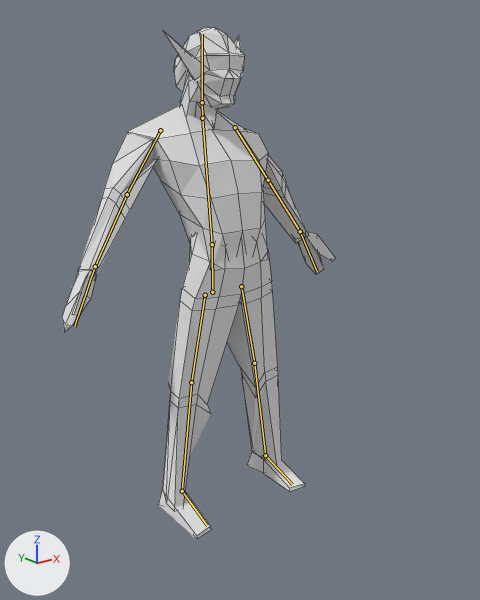
The Blender file ps1character.blend, before and after one commit.
Both versions are drawn from a camera (50 mm lens) standing at (-20.8, -28.6, -1.0) and looking at (0.6, -2.0, -11.7). Lighting does not change. The marker at lower left points along +X, +Y and +Z. The bones that bend it are drawn over the model as lines. Mesh edges are drawn as thin lines.
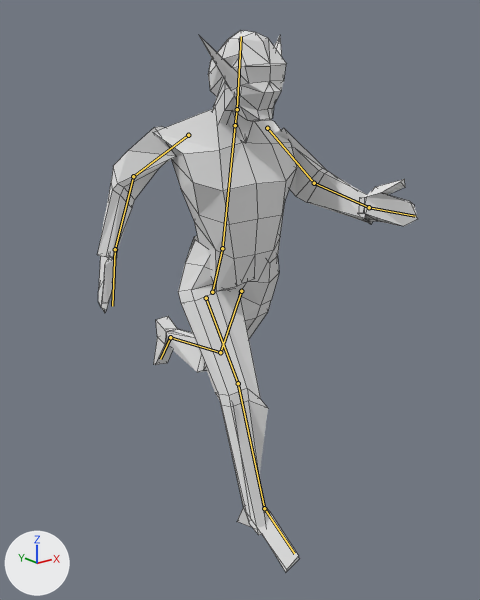
The newer file adds an action. The first version stands in its rest pose; the second is drawn at frame 0 of the action 'RUN'.

Changed parts and their boxes (x1, y1, x2, y2) in the pictures (480 x 600 px):
'Cube.002', posed (17% wider): before (62, 27, 336, 539); after (97, 30, 418, 572)
bone 'Bone', root to tip: before (212, 292) to (212, 244); after (212, 292) to (222, 248)
bone 'Bone.001', root to tip: before (212, 244) to (202, 118); after (222, 248) to (235, 125)
bone 'Bone.003', root to tip: before (202, 102) to (202, 34); after (237, 109) to (241, 36)
bone 'bicept.R', root to tip: before (235, 127) to (268, 180); after (267, 128) to (314, 183)
bone 'forearm.R', root to tip: before (268, 180) to (300, 231); after (314, 183) to (369, 207)
bone 'hand.R', root to tip: before (300, 231) to (317, 271); after (369, 207) to (415, 216)
bone 'bicept.L', root to tip: before (160, 130) to (127, 194); after (188, 135) to (133, 176)
bone 'forearm.L', root to tip: before (127, 194) to (95, 266); after (133, 176) to (115, 249)
bone 'hand.L', root to tip: before (95, 266) to (74, 326); after (115, 249) to (112, 306)
bone 'thigh.R', root to tip: before (241, 286) to (254, 363); after (241, 291) to (220, 352)
bone 'calf.R', root to tip: before (254, 363) to (265, 455); after (220, 352) to (170, 337)
bone 'foot.R', root to tip: before (265, 455) to (292, 484); after (170, 337) to (160, 359)
bone 'thigh.L', root to tip: before (205, 295) to (191, 382); after (206, 298) to (238, 383)
bone 'calf.L', root to tip: before (191, 382) to (182, 491); after (238, 383) to (264, 508)
bone 'foot.L', root to tip: before (182, 491) to (207, 525); after (264, 508) to (294, 553)

The change, as a list of edits to the scene's bpy script:
```text
Change bone_bone:
    where bone_bone = bpy.data.objects['Armature'].pose.bones['Bone']
    bone_bone.rotation_quaternion: (1.0, 0.0, 0.0, 0.0) -> (0.99, 0.142, 0.01, -0.023)  # degrees (0, 0, 0) -> degrees (16, 2, -2)
Change bone_bone_001:
    where bone_bone_001 = bpy.data.objects['Armature'].pose.bones['Bone.001']  # child of 'Bone'
    bone_bone_001.rotation_quaternion: (1.0, 0.0, 0.0, 0.0) -> (0.998, 0.027, -0.026, 0.048)  # degrees (0, 0, 0) -> degrees (3, -3, 5)
Change bone_bone_003:
    where bone_bone_003 = bpy.data.objects['Armature'].pose.bones['Bone.003']  # child of 'Bone.002'
    bone_bone_003.rotation_quaternion: (1.0, 0.0, 0.0, 0.0) -> (0.994, -0.107, 0.005, 0.003)  # degrees (0, 0, 0) -> degrees (-12, 1, 0)
Change bone_bicept_r:
    where bone_bicept_r = bpy.data.objects['Armature'].pose.bones['bicept.R']  # child of 'Bone.001'
    bone_bicept_r.rotation_quaternion: (1.0, 0.0, 0.0, 0.0) -> (0.933, 0.312, -0.178, -0.03)  # degrees (0, 0, 0) -> degrees (39, -18, -10)
Change bone_forearm_r:
    where bone_forearm_r = bpy.data.objects['Armature'].pose.bones['forearm.R']  # child of 'bicept.R'
    bone_forearm_r.rotation_quaternion: (1.0, 0.0, 0.0, 0.0) -> (0.898, 0.423, -0.031, -0.116)  # degrees (0, 0, 0) -> degrees (50, 2, -14)
Change bone_hand_r:
    where bone_hand_r = bpy.data.objects['Armature'].pose.bones['hand.R']  # child of 'forearm.R'
    bone_hand_r.rotation_quaternion: (1.0, 0.0, 0.0, 0.0) -> (0.986, 0.148, 0.066, 0.049)  # degrees (0, 0, 0) -> degrees (17, 7, 7)
Change bone_bicept_l:
    where bone_bicept_l = bpy.data.objects['Armature'].pose.bones['bicept.L']  # child of 'Bone.001'
    bone_bicept_l.rotation_quaternion: (1.0, 0.0, 0.0, 0.0) -> (0.947, -0.275, -0.14, 0.088)  # degrees (0, 0, 0) -> degrees (-34, -13, 14)
Change bone_forearm_l:
    where bone_forearm_l = bpy.data.objects['Armature'].pose.bones['forearm.L']  # child of 'bicept.L'
    bone_forearm_l.rotation_quaternion: (1.0, 0.0, 0.0, 0.0) -> (0.936, 0.302, 0.161, 0.082)  # degrees (0, 0, 0) -> degrees (38, 15, 15)
Change bone_hand_l:
    where bone_hand_l = bpy.data.objects['Armature'].pose.bones['hand.L']  # child of 'forearm.L'
    bone_hand_l.rotation_quaternion: (1.0, 0.0, 0.0, 0.0) -> (0.994, 0.105, 0.02, 0.013)  # degrees (0, 0, 0) -> degrees (12, 2, 2)
Change bone_thigh_r:
    where bone_thigh_r = bpy.data.objects['Armature'].pose.bones['thigh.R']  # child of 'Bone'
    bone_thigh_r.rotation_quaternion: (1.0, 0.0, 0.0, 0.0) -> (0.993, -0.088, 0.05, -0.063)  # degrees (0, 0, 0) -> degrees (-10, 5, -8)
Change bone_calf_r:
    where bone_calf_r = bpy.data.objects['Armature'].pose.bones['calf.R']  # child of 'thigh.R'
    bone_calf_r.rotation_quaternion: (1.0, 0.0, 0.0, 0.0) -> (0.885, 0.461, -0.061, 0.009)  # degrees (0, 0, 0) -> degrees (55, -7, -2)
Change bone_foot_r:
    where bone_foot_r = bpy.data.objects['Armature'].pose.bones['foot.R']  # child of 'calf.R'
    bone_foot_r.rotation_quaternion: (1.0, 0.0, 0.0, 0.0) -> (0.975, 0.214, 0.05, -0.002)  # degrees (0, 0, 0) -> degrees (25, 6, 1)
Change bone_thigh_l:
    where bone_thigh_l = bpy.data.objects['Armature'].pose.bones['thigh.L']  # child of 'Bone'
    bone_thigh_l.rotation_quaternion: (1.0, 0.0, 0.0, 0.0) -> (0.877, 0.468, 0.077, 0.071)  # degrees (0, 0, 0) -> degrees (57, 4, 11)
Change bone_calf_l:
    where bone_calf_l = bpy.data.objects['Armature'].pose.bones['calf.L']  # child of 'thigh.L'
    bone_calf_l.rotation_quaternion: (1.0, 0.0, 0.0, 0.0) -> (0.987, 0.16, -0.019, -0.009)  # degrees (0, 0, 0) -> degrees (18, -2, -1)
Change bone_foot_l:
    where bone_foot_l = bpy.data.objects['Armature'].pose.bones['foot.L']  # child of 'calf.L'
    bone_foot_l.rotation_quaternion: (1.0, 0.0, 0.0, 0.0) -> (0.948, 0.317, 0.002, 0.042)  # degrees (0, 0, 0) -> degrees (37, -1, 5)
```
